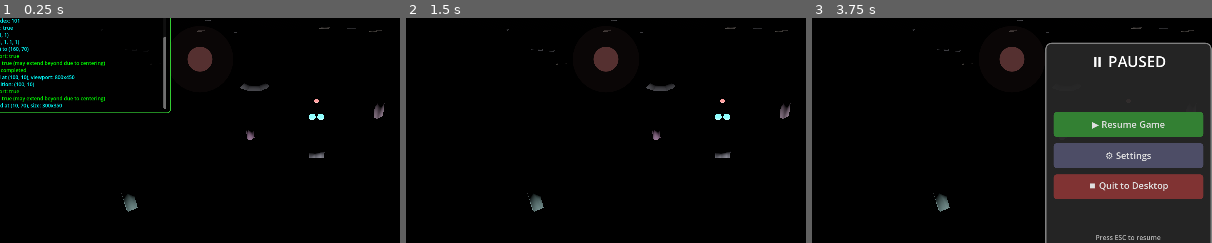
Above: before the commit, frames 1-3 (left to right).
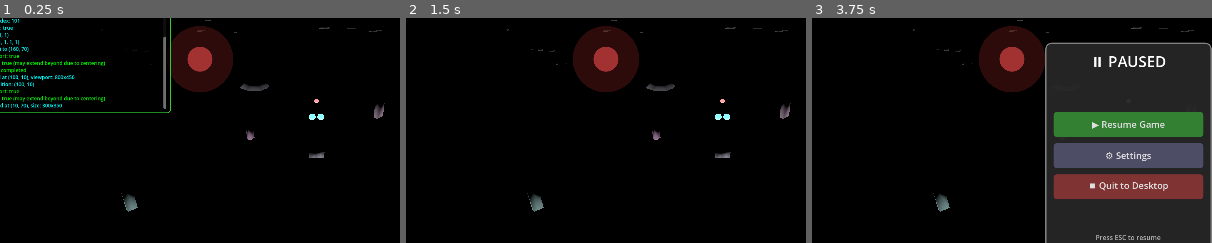
Above: after the commit, the same moments.

Repository: felix-dieterle/YouGame_godot4_public
Game: Godot game, scene res://scenes/main.tscn
Same seed, same stepped clock (60 frames per second), same inputs: the game is played once before the commit and once after it.
Inputs:
- Up to frame 1 (0.25 s): no input
- Up to frame 2 (1.5 s): click "📋" at 0.5 s; click "🗑" at 1.25 s
- Up to frame 3 (3.75 s): click "-" at 2 s; click "+" at 2.75 s; click "☰" at 3.5 s
The pictures show only the part of the screen within x 10-60%, y 22-72%; the shares and areas given below are measured in that part.

The runs differ from the first frame. In frame 1, 3.7% of the frame differs, in the area x 42-59%, y 3-33%; in frame 2, 3.8%, in the area x 41-59%, y 3-33%; in frame 3, 3.8%.

Commit message:
Make look joystick more visible with enhanced colors and fix mouse filter
Co-authored-by: felix-dieterle <1490062+felix-dieterle@users.noreply.github.com>

Diff:
--- a/scripts/mobile_controls.gd
+++ b/scripts/mobile_controls.gd
@@ -211,20 +211,19 @@
     look_joystick_base.size = Vector2(JOYSTICK_RADIUS * 2, JOYSTICK_RADIUS * 2)
     look_joystick_base.pivot_offset = Vector2(JOYSTICK_RADIUS, JOYSTICK_RADIUS)
     look_joystick_base.visible = true  # Explicitly make visible
-    look_joystick_base.mouse_filter = Control.MOUSE_FILTER_PASS  # Allow touch events to pass through
+    look_joystick_base.mouse_filter = Control.MOUSE_FILTER_STOP  # Capture touch events
     add_child(look_joystick_base)
 
     # Base circle
     var base_panel = Panel.new()
     base_panel.size = Vector2(JOYSTICK_RADIUS * 2, JOYSTICK_RADIUS * 2)
     base_panel.position = Vector2(-JOYSTICK_RADIUS, -JOYSTICK_RADIUS)
-    base_panel.modulate = Color(0.4, 0.3, 0.3, 0.5)  # Slightly reddish tint to differentiate
-    base_panel.visible = true  # Explicitly make visible
+    base_panel.modulate = Color(0.6, 0.3, 0.3, 0.7)  # More visible reddish tint (increased opacity and red channel)
     look_joystick_base.add_child(base_panel)
 
     # Add StyleBox for circular appearance
     var base_style = StyleBoxFlat.new()
-    base_style.bg_color = Color(0.4, 0.3, 0.3, 0.5)
+    base_style.bg_color = Color(0.6, 0.3, 0.3, 0.7)  # More visible reddish tint
     base_style.corner_radius_top_left = int(JOYSTICK_RADIUS)
     base_style.corner_radius_top_right = int(JOYSTICK_RADIUS)
     base_style.corner_radius_bottom_left = int(JOYSTICK_RADIUS)
@@ -236,27 +235,26 @@
     look_joystick_stick.position = Vector2(0, 0)
     look_joystick_stick.size = Vector2(STICK_RADIUS * 2, STICK_RADIUS * 2)
     look_joystick_stick.pivot_offset = Vector2(STICK_RADIUS, STICK_RADIUS)
-    look_joystick_stick.visible = true  # Explicitly make visible
     look_joystick_base.add_child(look_joystick_stick)
 
     var stick_panel = Panel.new()
     stick_panel.size = Vector2(STICK_RADIUS * 2, STICK_RADIUS * 2)
     stick_panel.position = Vector2(-STICK_RADIUS, -STICK_RADIUS)
-    stick_panel.modulate = Color(0.8, 0.6, 0.6, 0.7)  # Slightly reddish tint
-    stick_panel.visible = true  # Explicitly make visible
+    stick_panel.modulate = Color(0.9, 0.5, 0.5, 0.85)  # More visible reddish stick (increased opacity and brightness)
     look_joystick_stick.add_child(stick_panel)
 
     var stick_style = StyleBoxFlat.new()
-    stick_style.bg_color = Color(0.8, 0.6, 0.6, 0.7)
+    stick_style.bg_color = Color(0.9, 0.5, 0.5, 0.85)  # More visible reddish stick
     stick_style.corner_radius_top_left = int(STICK_RADIUS)
     stick_style.corner_radius_top_right = int(STICK_RADIUS)
     stick_style.corner_radius_bottom_left = int(STICK_RADIUS)
     stick_style.corner_radius_bottom_right = int(STICK_RADIUS)
     stick_panel.add_theme_stylebox_override("panel", stick_style)
 
-    DebugLogOverlay.add_log("Look joystick created successfully", "green")
+    DebugLogOverlay.add_log("Look joystick created successfully with enhanced visibility", "green")
     DebugLogOverlay.add_log("Look joystick base visible: %s" % str(look_joystick_base.visible), "cyan")
     DebugLogOverlay.add_log("Look joystick stick visible: %s" % str(look_joystick_stick.visible), "cyan")
+    DebugLogOverlay.add_log("Look joystick colors: base=red(0.6,0.3,0.3,0.7), stick=red(0.9,0.5,0.5,0.85)", "cyan")
 
 func _update_look_joystick(touch_pos: Vector2):
     var joystick_center = look_joystick_base.position
